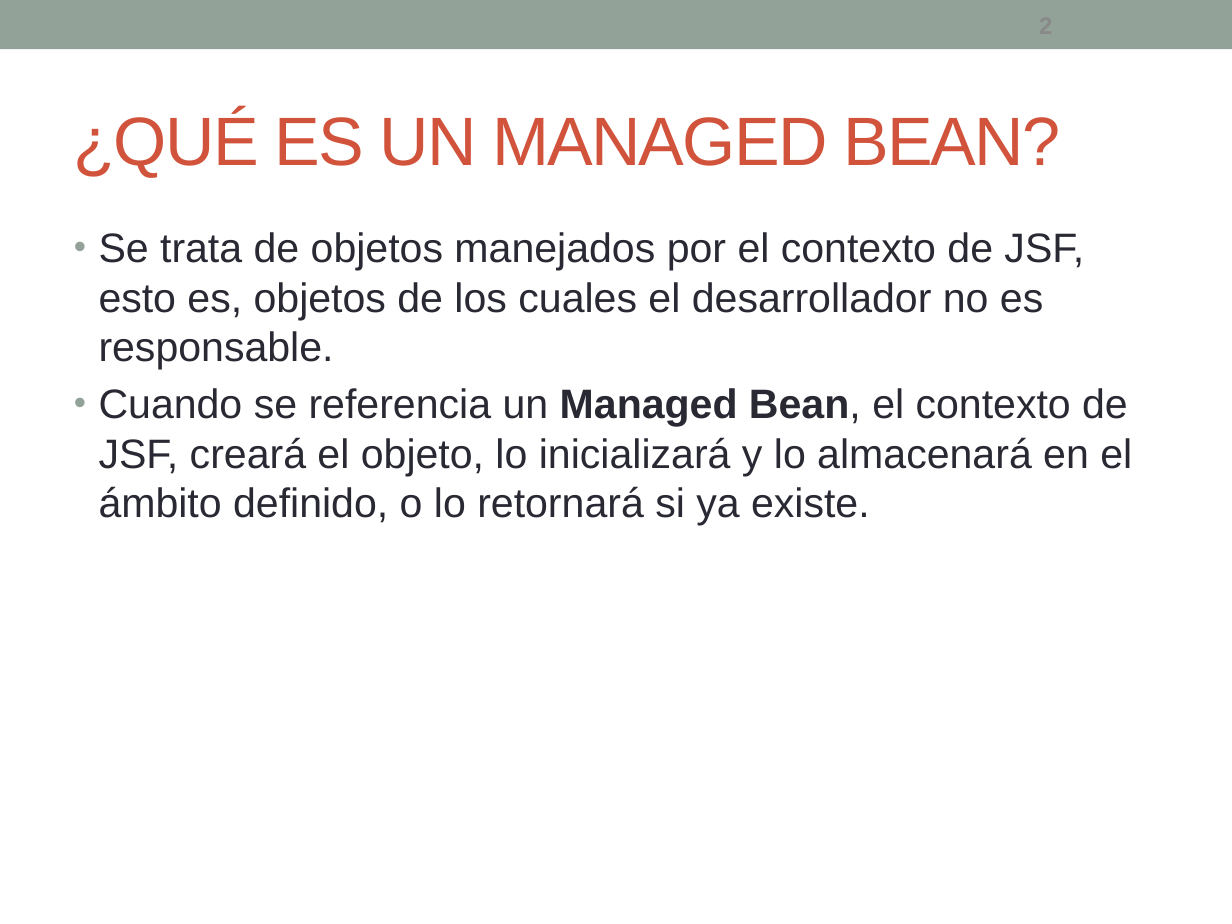
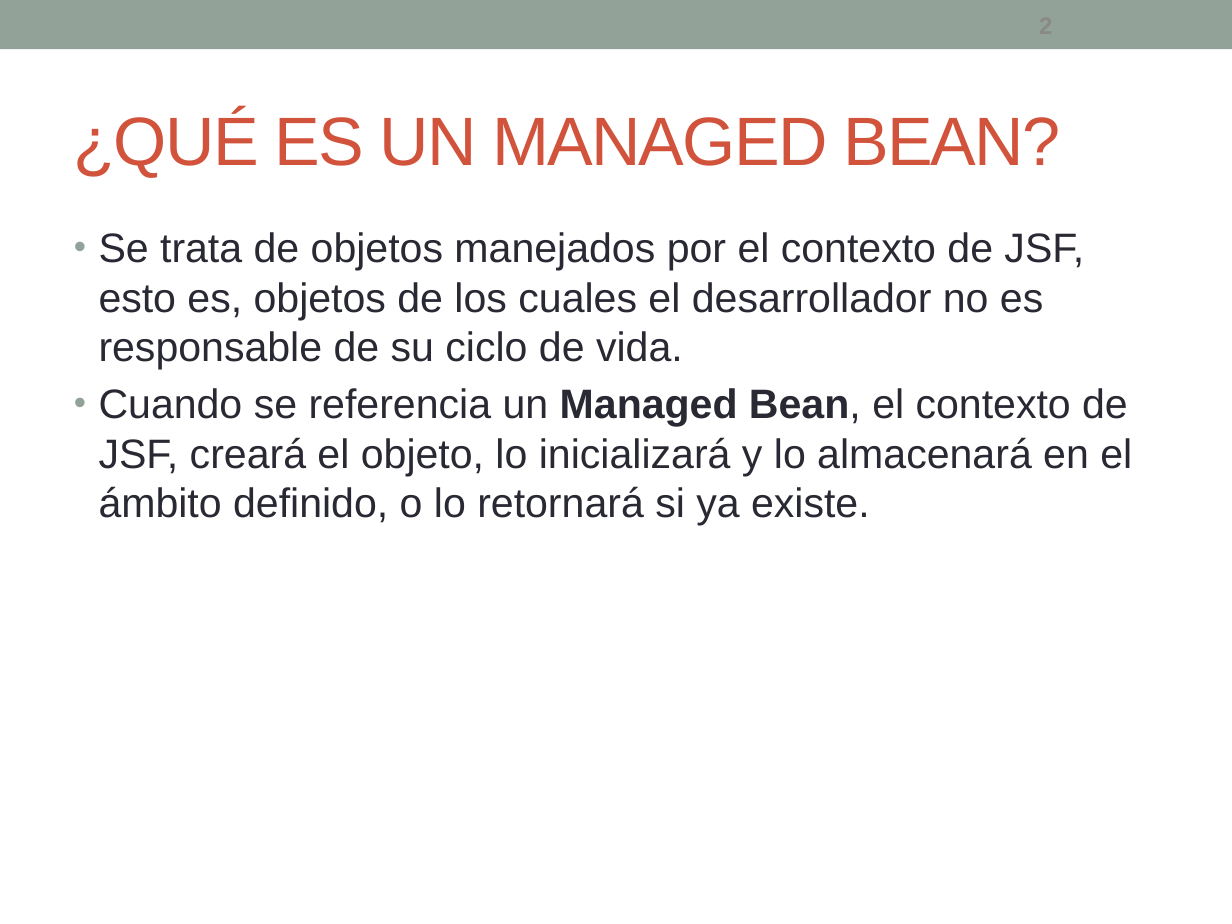
Before and after one commit to fdepablo/WsCursoJavaEE, a slide deck: slide 2 of _18_JSF/powerpoint/JSF - 3 - ManagedBean.pptx. Drawn at 1232x924 pixels with LibreOffice and Linux fonts; fonts in the diff are those of the drawing. Boxes give left, top, right and bottom in pixels: in the first picture for what was removed or moved away, otherwise in the second. Text is boxed around its words. In the diff, an @@ line names an element or a change of style, - is before the commit and + after.

```diff
--- a/_18_JSF/powerpoint/JSF - 3 - ManagedBean.pptx
+++ b/_18_JSF/powerpoint/JSF - 3 - ManagedBean.pptx
@@ text at (99,232,1084,369): text changed @@
-• Se trata de objetos manejados por el contexto de JSF, esto es, objetos de los cuales el desarrollador no es responsable.
+• Se trata de objetos manejados por el contexto de JSF, esto es, objetos de los cuales el desarrollador no es responsable de su ciclo de vida.
```
Also in this commit, not shown: 14 other slides changed, 2 slides added, 8 other files.
